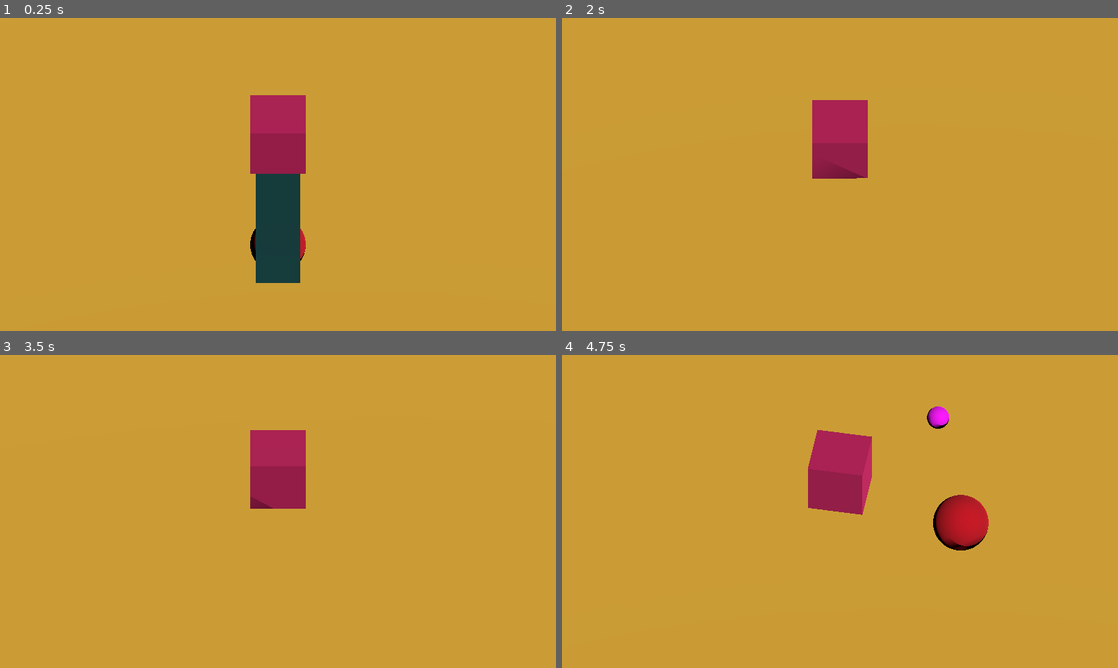
Above: before the commit, frames 1-4 (two rows, left to right).
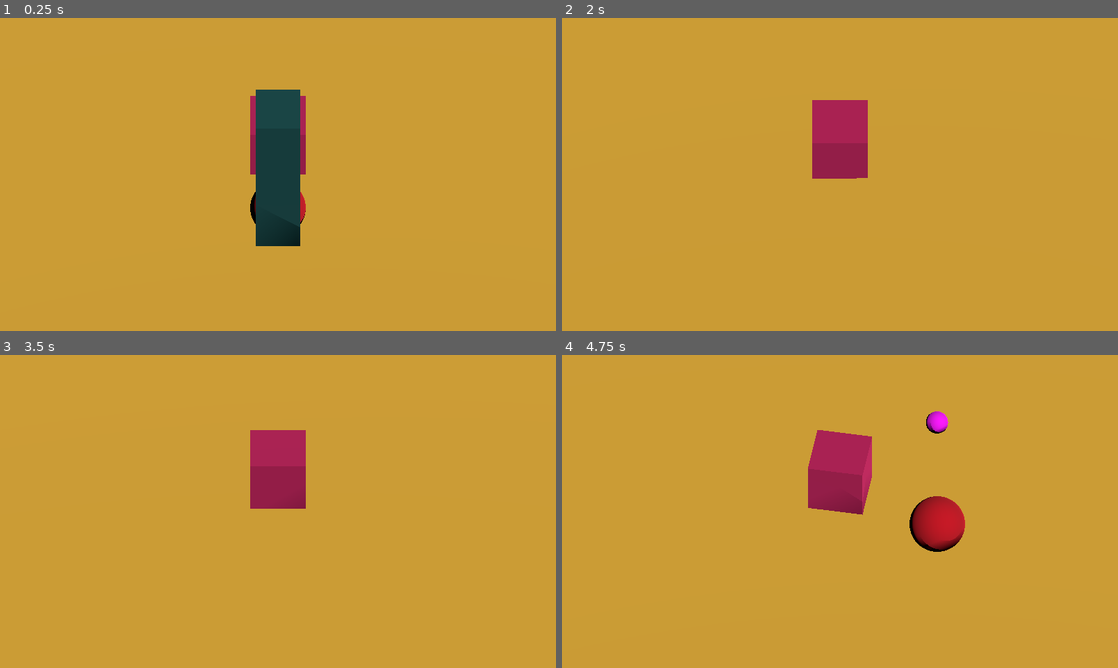
Above: after the commit, the same moments.

Repository: pazfelipe/godot-cube-test
Game: Godot game, scene res://main.tscn
Same seed, same stepped clock (60 frames per second), same inputs: the game is played once before the commit and once after it.
Inputs (mouse positions are in pixels of both pictures, inside the frame that each line leads up to):
- Up to frame 1 (0.25 s): no input
- Up to frame 2 (2 s): move the mouse to (962, 158) at 0.52 s; hold Right (ui_right) 0.53-1.28 s; click (962, 158) at 0.67 s; move the mouse to (728, 190) at 1.27 s; hold Down (ui_down) from 1.28 s (still down)
- Up to frame 3 (3.5 s): move the mouse to (333, 442) at 2.02 s; release Down (ui_down) at 2.03 s; hold Right (ui_right) 2.03-2.78 s; tap Enter at 2.75 s; move the mouse to (250, 574) at 2.77 s; hold Up (ui_up) from 2.78 s (still down); click (250, 574) at 2.92 s
- Up to frame 4 (4.75 s): move the mouse to (1006, 558) at 3.52 s; release Up (ui_up) at 3.53 s; hold Left (ui_left) from 3.53 s (still down); move the mouse to (673, 464) at 4.27 s

The runs differ from the first frame. In frame 1, 3.5% of the frame differs, in the area x 45-55%, y 22-85%; in frame 2, 0.1%; in frame 3, less than 0.1%; in frame 4, 2.2%.

Commit message:
fix: adjust bullet spawn position and add collision layer to tree. Updated bullet spawn position logic for improved accuracy and added a collision layer to the tree node for better interaction handling in the scene.

Diff:
--- a/char.gd
+++ b/char.gd
@@ -79,6 +79,7 @@
 		return
 
 	var forward = -camera.global_transform.basis.z.normalized()
+
 	var spawn_position = global_transform.origin + forward * -0.5
 	spawn_position.y = 1.5
 	var basis = Basis().looking_at(forward, Vector3.UP)
--- a/main.tscn
+++ b/main.tscn
@@ -46,6 +46,7 @@
 shadow_enabled = true
 
 [node name="tree" type="StaticBody3D" parent="."]
+collision_layer = 256
 
 [node name="MeshInstance3D" type="MeshInstance3D" parent="tree"]
 transform = Transform3D(0.4, 0, 0, 0, 1.5, 0, 0, 0, 0.5, 0, 0.75, 0)
